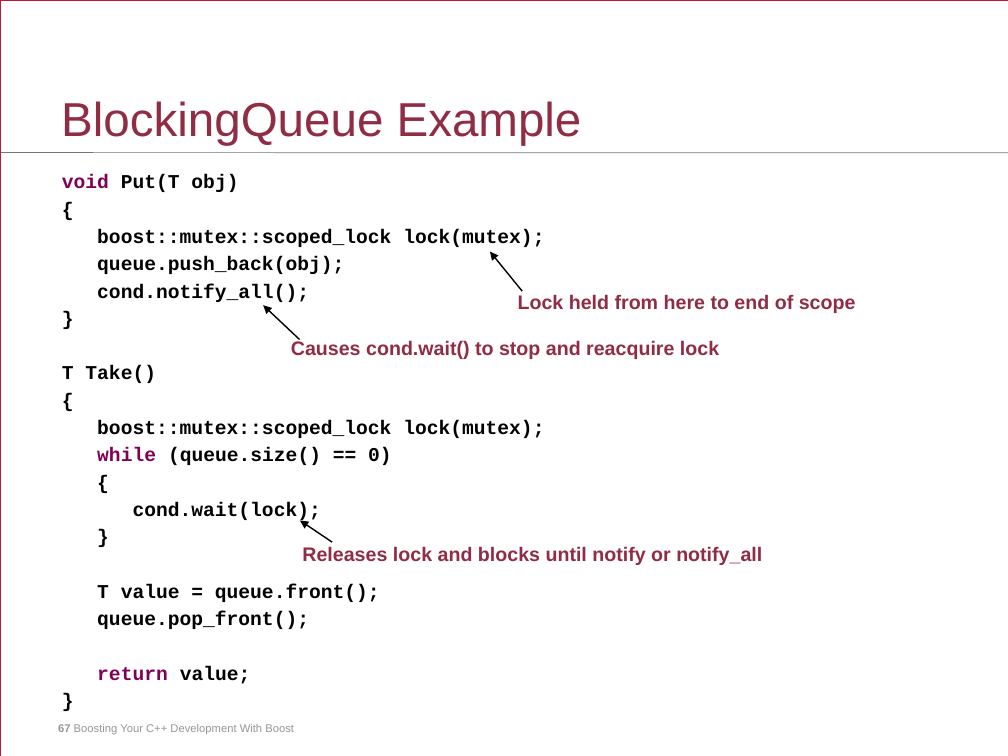
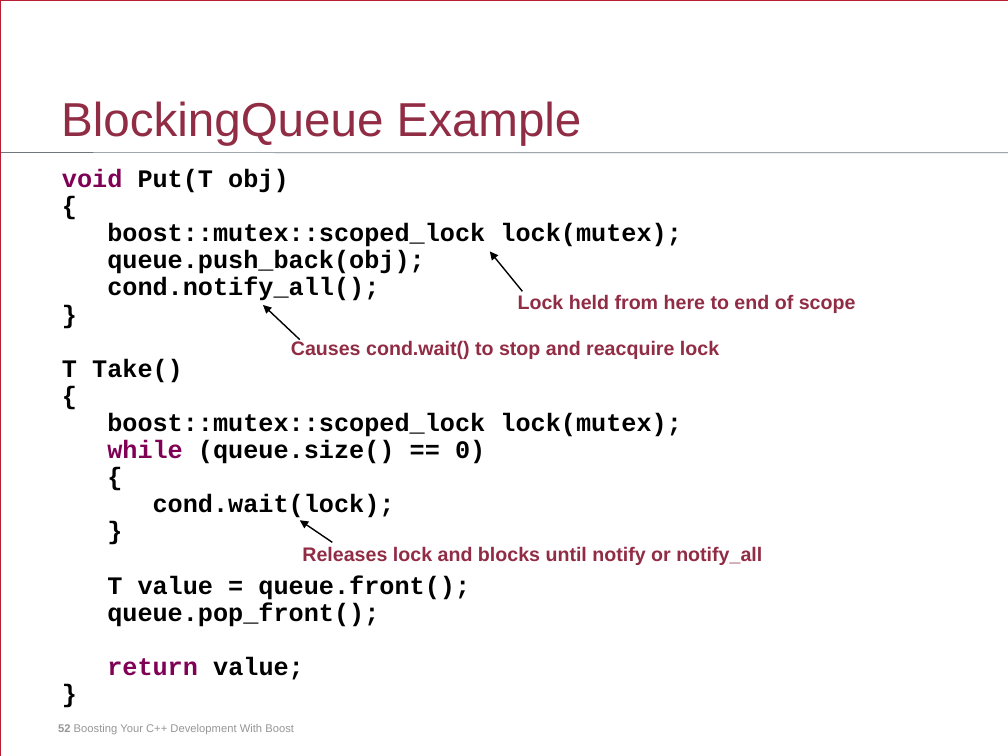
Before and after one commit to jurberg/boost-presentation, a slide deck: slide 52 of boost-presentation.ppt (slide 67 before the commit). Drawn at 1008x756 pixels with LibreOffice and Linux fonts; fonts in the diff are those of the drawing. Boxes give left, top, right and bottom in pixels: in the first picture for what was removed or moved away, otherwise in the second. Text is boxed around its words. In the diff, an @@ line names an element or a change of style, - is before the commit and + after.

```diff
--- a/boost-presentation.ppt
+++ b/boost-presentation.ppt
@@ text "void Put(T obj)" at (x1=62, y1=169, x2=681, y2=680): size 14 to 18 pt; line spacing 10.7pt to 10.6pt @@
@@ text at (x1=58, y1=724, x2=294, y2=734): text changed @@
-67 Boosting Your C++ Development With Boost
+52 Boosting Your C++ Development With Boost
```
Also in this commit, not shown: 54 other slides changed, 9 slides added, 31 slides removed, 1 other file.
